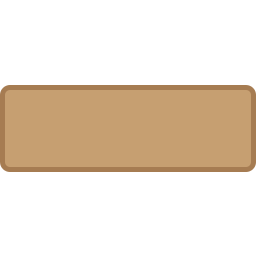
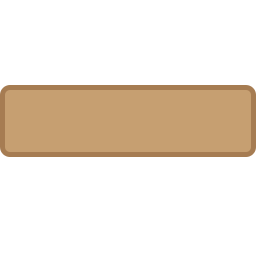
Two versions of the same layered image (w=256, h=256). Layer-by-layer changes:
painted on "normal" over [0, 147, 256, 172]
